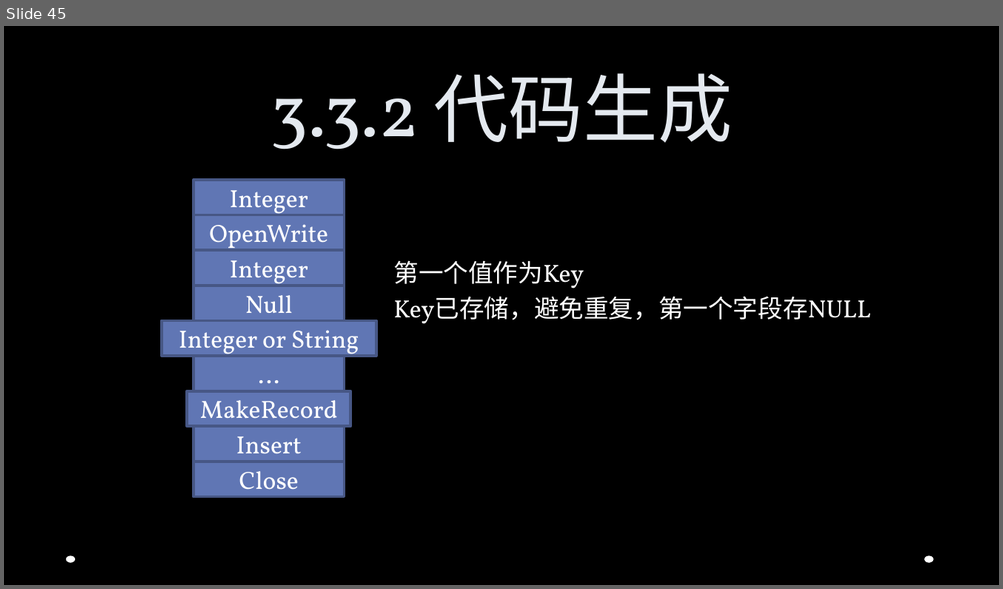
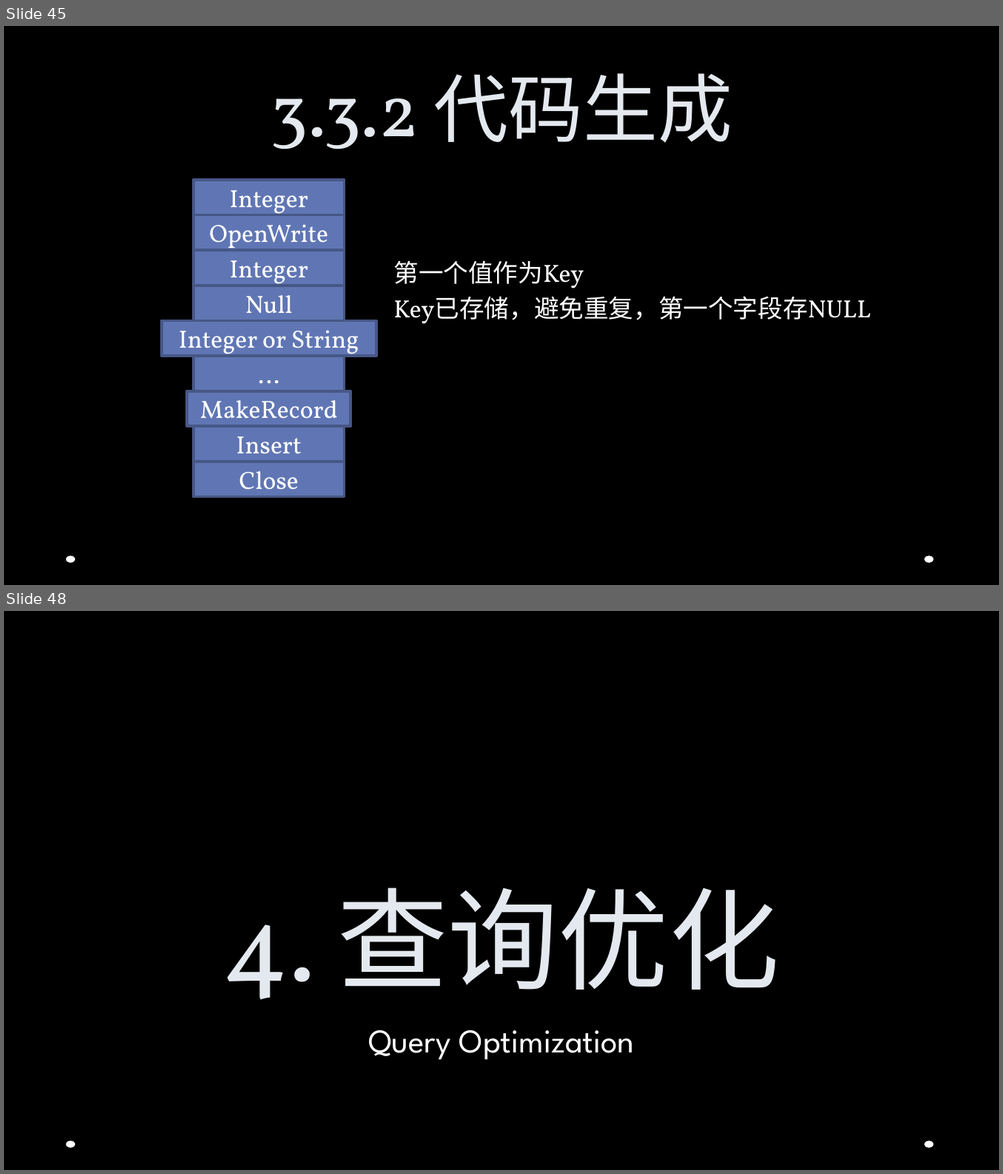
Before and after one commit to Jusot/chidb, a slide deck: documents/slides/ppt.pptx. Shown one above the other, each under a label of ours: slide 45 before the commit, slides 45 and 48 after it; the slides between them are not shown. The pictures are 1003x589 and 1003x1174 pixels, drawn with LibreOffice and Linux fonts; fonts in the diff are those of the drawing; background and template pictures are left out. Boxes give left, top, right and bottom in pixels: in the first picture for what was removed or moved away, otherwise in the second. Text is boxed around its words. In the diff, an @@ line names an element or a change of style, - is before the commit and + after.

```diff
--- a/documents/slides/ppt.pptx
+++ b/documents/slides/ppt.pptx
@@ slide 48 added at box(4, 611, 999, 1170), background picture (left out); not listed: 2 template elements that a slide beside it also shows @@
@@ title added at box(223, 888, 779, 1000), 80 pt, text #E4E9EF @@
+4. 查询优化
@@ subtitle added at box(368, 1031, 634, 1060), 24 pt, text #FFFFFF @@
+Query Optimization
```
Also in this commit, not shown: 4 slides changed, 6 other slides added.
